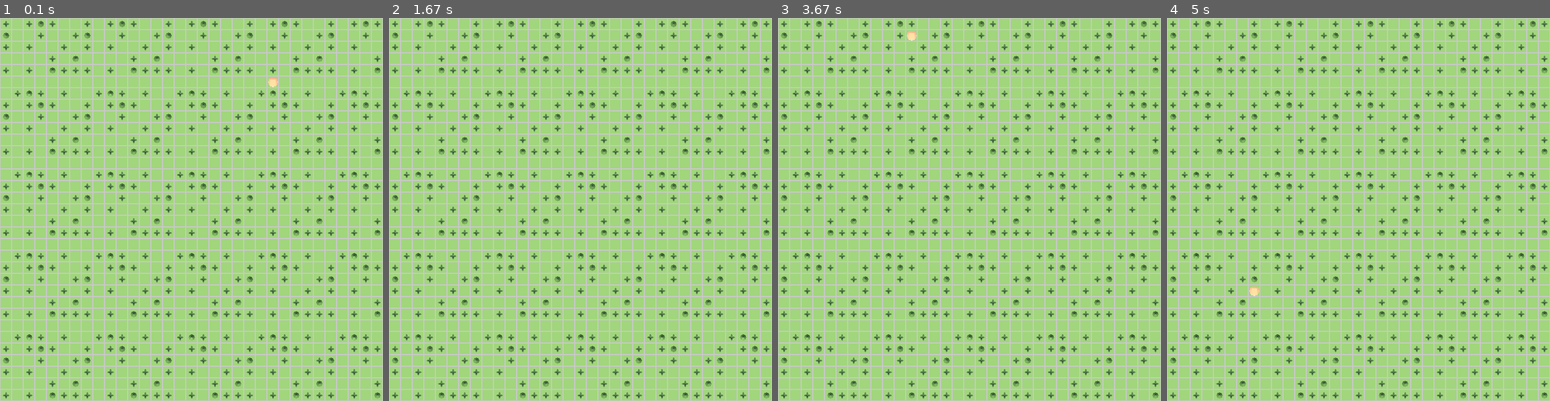
Above: before the commit, frames 1-4 (left to right).
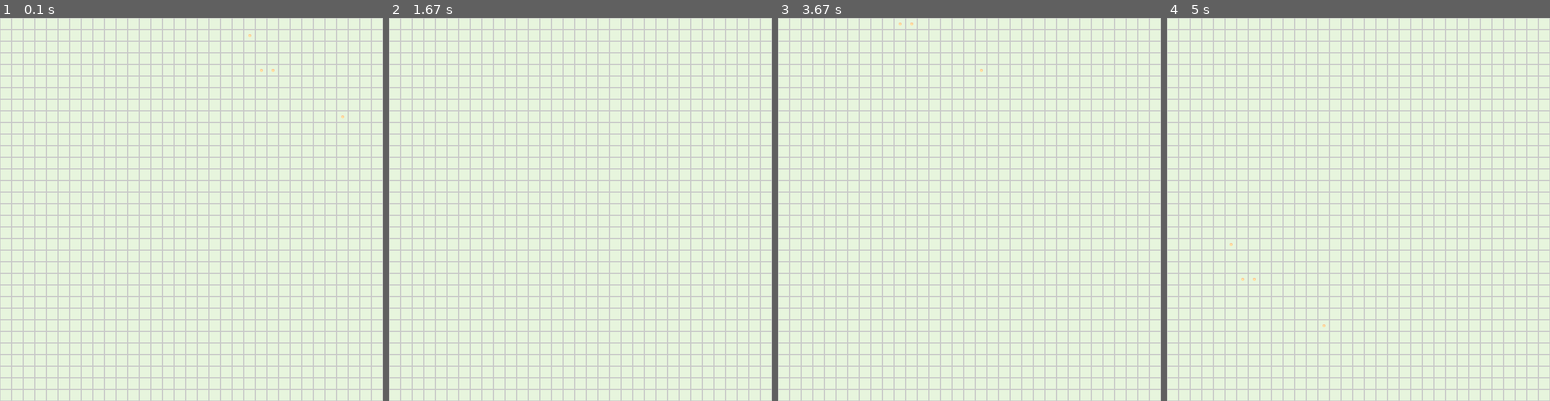
Above: after the commit, the same moments.

Repository: ThibPltt/24H_Code_OuiOuiBaguette
Game: pygame game, started from villager.py
The game is run twice, just before and just after one commit, with the same random seed, the same clock (stepped at 60 frames per second) and the same inputs.
Inputs:
- Up to frame 1 (0.1 s): no input
- Up to frame 2 (1.67 s): hold Right 0.33-0.8 s
- Up to frame 3 (3.67 s): hold Left 1.67-2.2 s; hold Down 2.23-2.53 s; hold Left 2.57-2.97 s; hold Up 3-3.37 s; hold Right from 3.4 s (still down)
- Up to frame 4 (5 s): release Right at 4.03 s; hold Down 4.07-4.43 s; hold Left 4.47-4.93 s; hold Right from 4.97 s (still down)

The runs differ from the first frame. In frame 1, 81% of the frame differs, in the area x 0-100%, y 0-100%; in frame 2, 81%; in frame 3, 81%; in frame 4, 81%.

Commit message:
plateau avec villageois

Diff:
--- a/ReadRangePlateau.py
+++ b/ReadRangePlateau.py
@@ -22,7 +22,7 @@
 
     for case in plateau:
         if case["coord_x"] == x and case["coord_y"] == y:
-            return case["ressources"]  # Retourne directement la case trouvée
+            return case  # Retourne directement la case trouvée
 
     return None  # Retourne None si aucune case ne correspond
 
--- a/main.py
+++ b/main_coord.py
@@ -36,6 +36,15 @@
 '''
 import ReadRangePlateau
 import pygame
+# Dimensions des cases
+CELL_SIZE = 32
+
+# Chargement de l'image du bosquet (assurez-vous que l'image existe)
+image_path = "assets2D/nature/bosquet.png"  # Remplace par ton chemin d'image
+bosquet_image = pygame.image.load(image_path).convert_alpha()
+
+# Redimensionner l’image pour qu’elle tienne dans une case
+bosquet_image = pygame.transform.scale(bosquet_image, (CELL_SIZE, CELL_SIZE))
 
 
 def main():
@@ -73,3 +82,61 @@
 
 if __name__ == "__main__":
     main()
+
+# main.py
+import pygame
+import plateau
+import villager
+
+import pygame
+import villager
+import plateau  # Importation du fichier plateau.py
+
+# Dimensions des cases
+CELL_SIZE = 32
+
+# Chargement de l'image du bosquet (assurez-vous que l'image existe)
+image_path = "assets2D/nature/bosquet.png"  # Remplace par ton chemin d'image
+bosquet_image = pygame.image.load(image_path).convert_alpha()
+
+# Redimensionner l’image pour qu’elle tienne dans une case
+bosquet_image = pygame.transform.scale(bosquet_image, (CELL_SIZE, CELL_SIZE))
+
+def draw_bosquet():
+    """Fonction pour dessiner l'image du bosquet à chaque case."""
+    # On suppose que le bosquet est dans toutes les cases ou dans une certaine position
+    # Par exemple, pour le dessiner dans une case spécifique, on utilise ces coordonnées
+    x, y = 5, 5  # Exemple de coordonnées
+    plateau.screen.blit(bosquet_image, (x * CELL_SIZE, y * CELL_SIZE))  # Affichage de l'image
+
+def main():
+    """Fonction principale du jeu."""
+    running = True
+    while running:
+        for event in pygame.event.get():
+            if event.type == pygame.QUIT:
+                running = False
+
+        # Gérer les mouvements des villageois avec les flèches
+        villager.handle_keys()  # Assurez-vous que la fonction 'handle_keys' existe et fonctionne correctement
+
+        # Remplir l'écran avec le fond vert
+        plateau.screen.fill(plateau.GREEN)
+
+        # Dessiner la grille
+        plateau.draw_grid()
+
+
+        # Dessiner les villageois
+        villager.draw_villagers()  # Assurez-vous que la fonction 'draw_villagers' existe et fonctionne correctement
+
+        # Rafraîchir l'affichage
+        pygame.display.flip()
+
+        # Limiter la fréquence de rafraîchissement à 60 FPS
+        pygame.time.Clock().tick(60)
+
+    pygame.quit()
+
+if __name__ == "__main__":
+    main()
--- /dev/null
+++ b/main_plateau.py
@@ -0,0 +1,25 @@
+import pygame
+import plateau  # Importation du fichier plateau.py
+import villager
+
+def main():
+    running = True
+    while running:
+        for event in pygame.event.get():
+            if event.type == pygame.QUIT:
+                running = False
+
+        villager.handle_keys()  # Gérer les mouvements des villageois
+
+        plateau.screen.fill(plateau.GREEN)  # Fond vert
+
+        # Dessiner la grille, le bosquet et les villageois
+        plateau.draw_grid()
+        villager.draw_villagers()  # Dessiner tous les villageois
+
+        pygame.display.flip()  # Rafraîchir l'affichage
+
+    pygame.quit()
+
+if __name__ == "__main__":
+    main()
--- a/plateau.py
+++ b/plateau.py
@@ -8,20 +8,13 @@
 HEIGHT = GRID_SIZE * CELL_SIZE
 
 # Couleurs
-GREEN = (161, 214, 124)  # Vert foncé pour le fond
+GREEN = (231, 245, 221)  # Vert foncé pour le fond
 GRAY = (200, 200, 200)  # Gris pour les bordures
 
 # Initialisation de Pygame
 pygame.init()
 screen = pygame.display.set_mode((WIDTH, HEIGHT), pygame.RESIZABLE)
-pygame.display.set_caption("Plateau avec images")
-
-# Charger les images avec transparence
-bosquet_img = pygame.image.load("assets2D/nature/bosquet.png").convert_alpha()
-
-# Définir la taille de l'image pour le bosquet (sur 7x7 cases)
-TILE_SIZE = 7 * CELL_SIZE  # 7 cases = 140 pixels
-bosquet_scaled = pygame.transform.scale(bosquet_img, (TILE_SIZE, TILE_SIZE))
+pygame.display.set_caption("Plateau")
 
 def draw_grid():
     """Fonction pour dessiner la grille sur le plateau."""
@@ -29,9 +22,3 @@
         for col in range(GRID_SIZE):
             rect = pygame.Rect(col * CELL_SIZE, row * CELL_SIZE, CELL_SIZE, CELL_SIZE)
             pygame.draw.rect(screen, GRAY, rect, 1)  # Bordures des cases
-
-def draw_bosquet():
-    """Fonction pour dessiner l'image du bosquet en mosaïque."""
-    for x in range(0, WIDTH, TILE_SIZE):
-        for y in range(0, HEIGHT, TILE_SIZE):
-            screen.blit(bosquet_scaled, (x, y))
--- a/villager.py
+++ b/villager.py
@@ -24,11 +24,12 @@
 # Charger l'image du villageois
 villager_img = pygame.image.load("assets2D/villagers/villager.png").convert_alpha()
 
-# Redimensionner l'image du villageois pour qu'elle couvre 3x3 cases (3x CELL_SIZE)
-villager_scaled = pygame.transform.scale(villager_img, (3 * plateau.CELL_SIZE, 3 * plateau.CELL_SIZE))
+# Redimensionner l'image pour qu'elle fasse 1x1 case
+villager_scaled = pygame.transform.scale(villager_img, (plateau.CELL_SIZE, plateau.CELL_SIZE))
+
 
 # Charger les villageois depuis le fichier JSON
-villagers_data = load_villagers_data('Datas/VillageoisData')
+villagers_data = load_villagers_data('villageois.json')
 villagers = get_villagers_from_data(villagers_data)
 
 # Fonction pour dessiner tous les villageois
@@ -41,30 +42,39 @@
         plateau.screen.blit(villager_scaled, (position_x * plateau.CELL_SIZE, position_y * plateau.CELL_SIZE))
 
 def handle_keys():
-    """Fonction pour gérer les entrées clavier et déplacer le villageois."""
+    """Fonction pour gérer les entrées clavier et déplacer le villageois d'une case."""
     global villagers
-
     keys = pygame.key.get_pressed()
 
-    # Déplacer vers la droite
+    # Déplacer vers la droite (1 case)
     if keys[pygame.K_RIGHT]:
         for villager in villagers:
             villager['position'] = (villager['position'][0] + 1, villager['position'][1])
 
-    # Déplacer vers la gauche
+    # Déplacer vers la gauche (1 case)
     if keys[pygame.K_LEFT]:
         for villager in villagers:
             villager['position'] = (villager['position'][0] - 1, villager['position'][1])
 
-    # Déplacer vers le bas
+    # Déplacer vers le bas (1 case)
     if keys[pygame.K_DOWN]:
         for villager in villagers:
             villager['position'] = (villager['position'][0], villager['position'][1] + 1)
 
-    # Déplacer vers le haut
+    # Déplacer vers le haut (1 case)
     if keys[pygame.K_UP]:
         for villager in villagers:
             villager['position'] = (villager['position'][0], villager['position'][1] - 1)
+
+def draw_coordinates():
+    """Fonction pour dessiner les coordonnées des villageois en bas de la grille."""
+    font = pygame.font.SysFont("Arial", 18)  # Police pour le texte des coordonnées
+    for villager in villagers:
+        position_x, position_y = villager['position']
+        # Affichage des coordonnées sous la grille
+        coord_text = font.render(f"Coordonnées: ({position_x}, {position_y})", True, (255, 255, 255))
+        # Dessiner le texte en bas, centré
+        plateau.screen.blit(coord_text, (plateau.WIDTH // 2 - coord_text.get_width() // 2, plateau.HEIGHT - 30))
 
 def main():
     running = True
@@ -79,7 +89,6 @@
 
         # Dessiner la grille, le bosquet et les villageois
         plateau.draw_grid()
-        plateau.draw_bosquet()
         draw_villagers()  # Dessiner tous les villageois
 
         pygame.display.flip()  # Rafraîchir l'affichage
